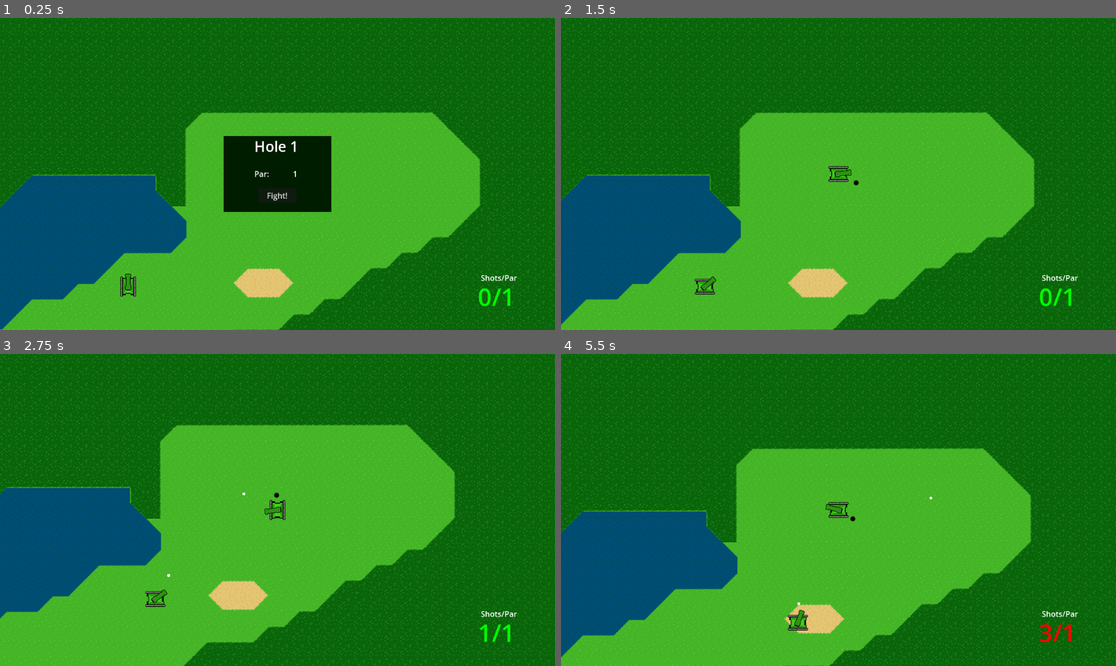
Above: before the commit, frames 1-4 (two rows, left to right).
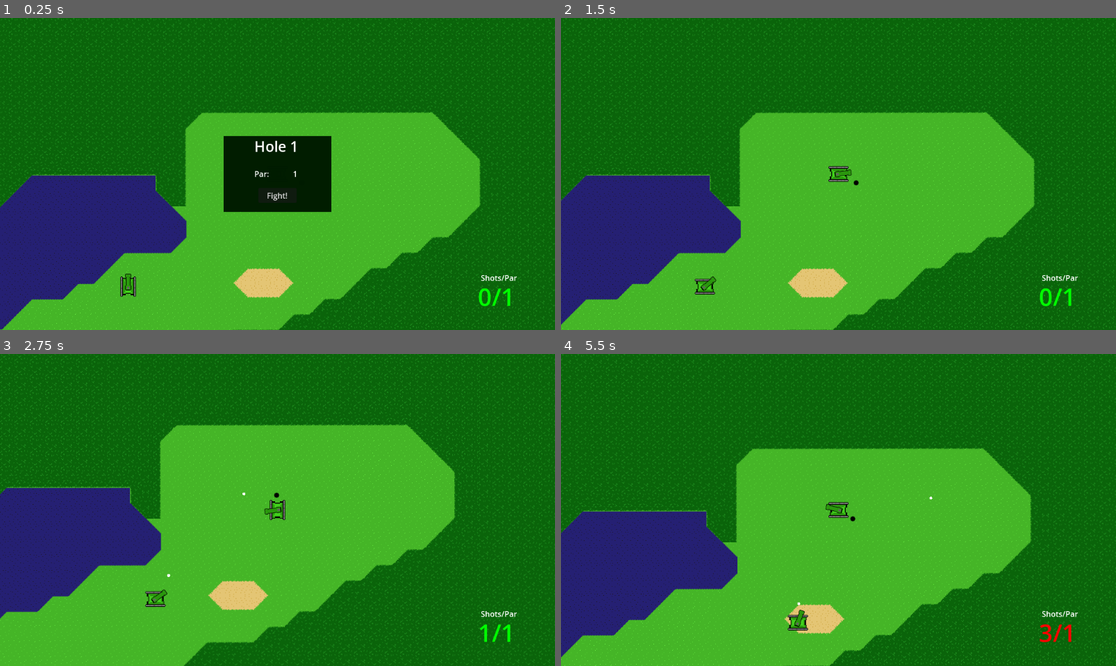
Above: after the commit, the same moments.

Repository: Sabertooth-Software/Bunker-Buster
Game: Godot game, scene res://Scenes/Levels/Hole 1.tscn
The game is run twice, just before and just after one commit, with the same random seed, the same clock (stepped at 60 frames per second) and the same inputs. The engine's default icon, where the game draws it, is replaced by a stand-in: a white triangle on a blue panel in a dark square.
Inputs (mouse positions are in pixels of both pictures, inside the frame that each line leads up to):
- Up to frame 1 (0.25 s): no input
- Up to frame 2 (1.5 s): click "Fight!" at 0.5 s; move the mouse to (960, 158) at 1.27 s; press the mouse at (960, 158) at 1.28 s; hold Right (right) from 1.28 s (still down)
- Up to frame 3 (2.75 s): move the mouse to (166, 525) at 2.02 s; release Right (right) at 2.03 s; release the mouse at (166, 525) at 2.03 s; hold S (down) from 2.03 s (still down); tap Space (shoot) at 2.1 s
- Up to frame 4 (5.5 s): move the mouse to (894, 441) at 2.77 s; release S (down) at 2.78 s; press the mouse at (894, 441) at 2.78 s; hold Right (right) 2.78-3.53 s; move the mouse to (810, 572) at 3.52 s; release the mouse at (810, 572) at 3.53 s; hold Up (up) 3.53-4.28 s; tap Space (shoot) at 3.6, 5.1 s; move the mouse to (1005, 556) at 4.27 s; press the mouse at (1005, 556) at 4.28 s; hold A (left) from 4.28 s (still down); move the mouse to (672, 463) at 5.02 s; release the mouse at (672, 463) at 5.03 s

The runs differ from the first frame. In frame 1, 10% of the frame differs, in the area x 0-34%, y 50-100%; in frame 2, 9.8%; in frame 3, 8.5%; in frame 4, 9.6%.

Commit message:
Edit water

Diff:
--- a/Scenes/Levels/Hole 1.tscn
+++ b/Scenes/Levels/Hole 1.tscn
@@ -53,7 +53,7 @@
 layer_4/tile_data = PackedInt32Array()
 layer_5/name = "Water"
 layer_5/enabled = true
-layer_5/modulate = Color(0, 0.396078, 1, 1)
+layer_5/modulate = Color(0.160784, 0.160784, 0.992157, 1)
 layer_5/y_sort_enabled = false
 layer_5/y_sort_origin = 0
 layer_5/z_index = -4
--- a/Scenes/Levels/Hole 2.tscn
+++ b/Scenes/Levels/Hole 2.tscn
@@ -54,7 +54,7 @@
 layer_4/tile_data = PackedInt32Array(393223, 131073, 0, 458759, 131073, 0)
 layer_5/name = "Water"
 layer_5/enabled = true
-layer_5/modulate = Color(0.227451, 0.156863, 0.00392157, 1)
+layer_5/modulate = Color(0.160784, 0.160784, 0.992157, 1)
 layer_5/y_sort_enabled = false
 layer_5/y_sort_origin = 0
 layer_5/z_index = -5
@@ -89,6 +89,7 @@
 position = Vector2(442, 288)
 
 [node name="Water" type="Node2D" parent="."]
+visible = false
 
 [node name="water" parent="Water" instance=ExtResource("7_nmpfx")]
 position = Vector2(592, 704)
--- a/Scenes/Levels/Hole 3.tscn
+++ b/Scenes/Levels/Hole 3.tscn
@@ -54,7 +54,7 @@
 layer_4/tile_data = PackedInt32Array()
 layer_5/name = "Water"
 layer_5/enabled = true
-layer_5/modulate = Color(0.227451, 0.156863, 0.00392157, 1)
+layer_5/modulate = Color(0.160784, 0.160784, 0.992157, 1)
 layer_5/y_sort_enabled = false
 layer_5/y_sort_origin = 0
 layer_5/z_index = -5
@@ -89,6 +89,7 @@
 position = Vector2(565, 324)
 
 [node name="Water" type="Node2D" parent="."]
+visible = false
 
 [node name="water" parent="Water" instance=ExtResource("7_5fdf7")]
 position = Vector2(-16, 0)
--- a/Scenes/Levels/Hole 9.tscn
+++ b/Scenes/Levels/Hole 9.tscn
@@ -50,7 +50,7 @@
 layer_4/tile_data = PackedInt32Array()
 layer_5/name = "Water"
 layer_5/enabled = true
-layer_5/modulate = Color(0.227451, 0.156863, 0.00392157, 1)
+layer_5/modulate = Color(0.160784, 0.160784, 0.992157, 1)
 layer_5/y_sort_enabled = false
 layer_5/y_sort_origin = 0
 layer_5/z_index = -5
@@ -97,6 +97,7 @@
 position = Vector2(-544, 672)
 
 [node name="Water" type="Node2D" parent="."]
+visible = false
 
 [node name="water" parent="Water" instance=ExtResource("9_ef247")]
 position = Vector2(144, -96)
